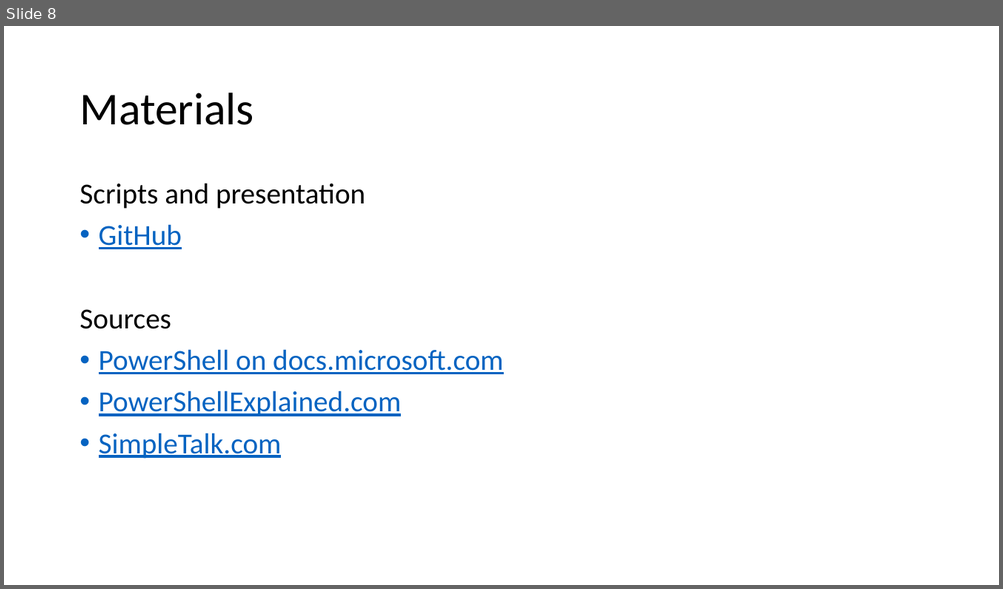
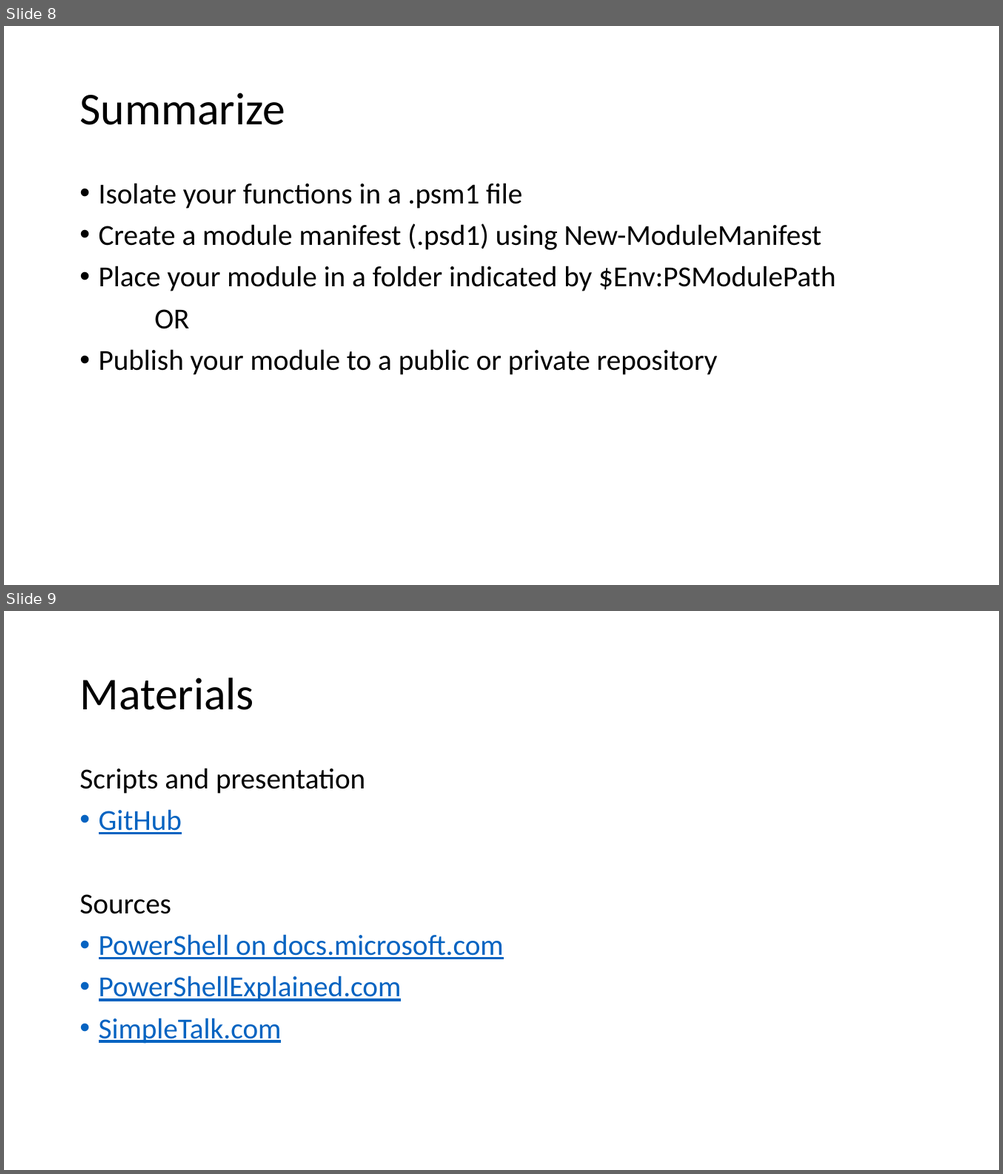
Before and after one commit to LowerKees/pwsh-modules, a slide deck: creating-powershell-modules.pptx. Shown one above the other, each under a label of ours: slide 8 before the commit, slides 8 and 9 after it. The pictures are 1003x589 and 1003x1174 pixels, drawn with LibreOffice and Linux fonts; fonts in the diff are those of the drawing. Boxes give left, top, right and bottom in pixels: in the first picture for what was removed or moved away, otherwise in the second. Text is boxed around its words. In the diff, an @@ line names an element or a change of style, - is before the commit and + after.

```diff
--- a/creating-powershell-modules.pptx
+++ b/creating-powershell-modules.pptx
@@ slide 8 added at (4, 26, 999, 585), background #FFFFFF @@
@@ title added at (79, 93, 285, 125), 44 pt, text #000000 @@
+Summarize
@@ text added at (99, 183, 835, 375), 28 pt, text #000000 @@
+• Isolate your functions in a .psm1 file
+• Create a module manifest (.psd1) using New-ModuleManifest
+• Place your module in a folder indicated by $Env:PSModulePath
+OR
+• Publish your module to a public or private repository
@@ what was slide 8 is now slide 9 @@
```
Also in this commit, not shown: 1 slide changed.
